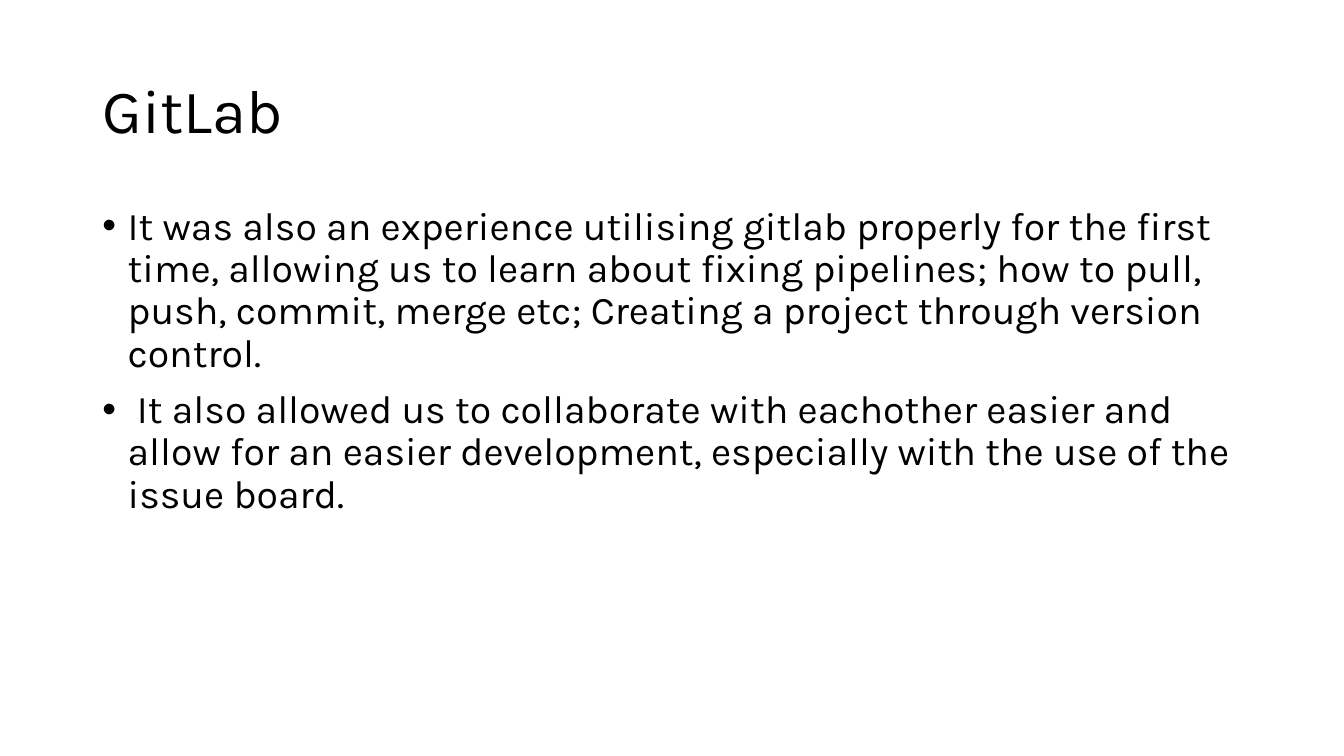
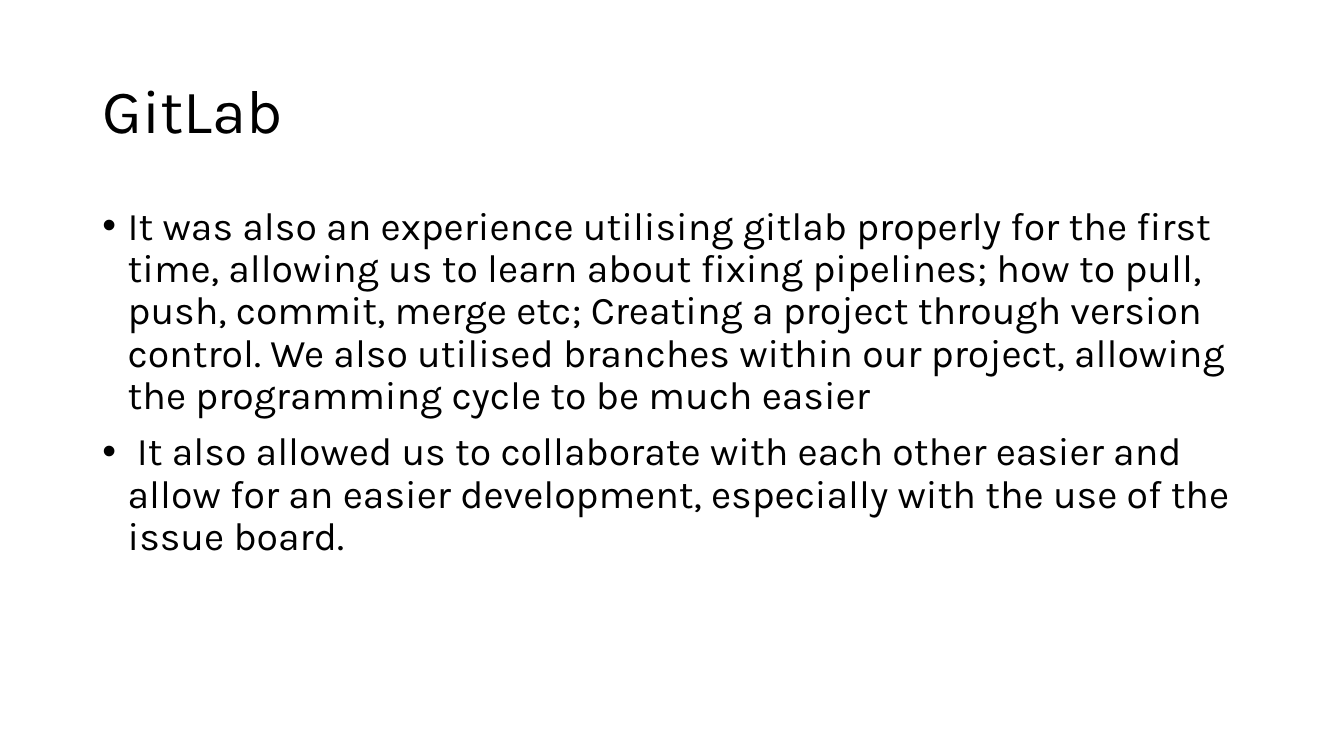
Before and after one commit to aNairn/ScotBank, a slide deck: slide 5 of SCOTBANK-PRESENTATION.pptx. Drawn at 1344x756 pixels with LibreOffice and Linux fonts; fonts in the diff are those of the drawing. Boxes give left, top, right and bottom in pixels: in the first picture for what was removed or moved away, otherwise in the second. Text is boxed around its words. In the diff, an @@ line names an element or a change of style, - is before the commit and + after.

```diff
--- a/SCOTBANK-PRESENTATION.pptx
+++ b/SCOTBANK-PRESENTATION.pptx
@@ text at box(128, 213, 1229, 551): text changed @@
-• It was also an experience utilising gitlab properly for the first time, allowing us to learn about fixing pipelines; how to pull, push, commit, merge etc; Creating a project through version control.
-• It also allowed us to collaborate with eachother easier and allow for an easier development, especially with the use of the issue board.
+• It was also an experience utilising gitlab properly for the first time, allowing us to learn about fixing pipelines; how to pull, push, commit, merge etc; Creating a project through version control. We also utilised branches within our project, allowing the programming cycle to be much easier
+• It also allowed us to collaborate with each other easier and allow for an easier development, especially with the use of the issue board.
```
